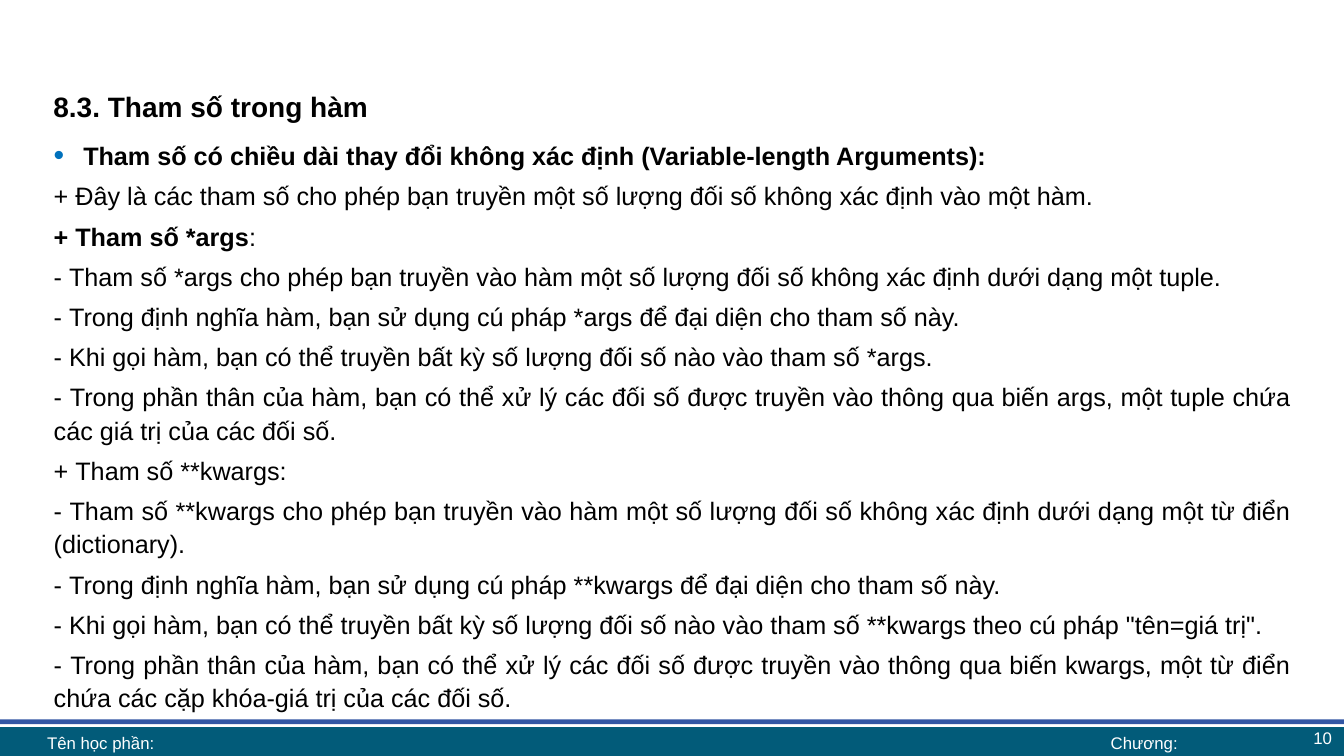
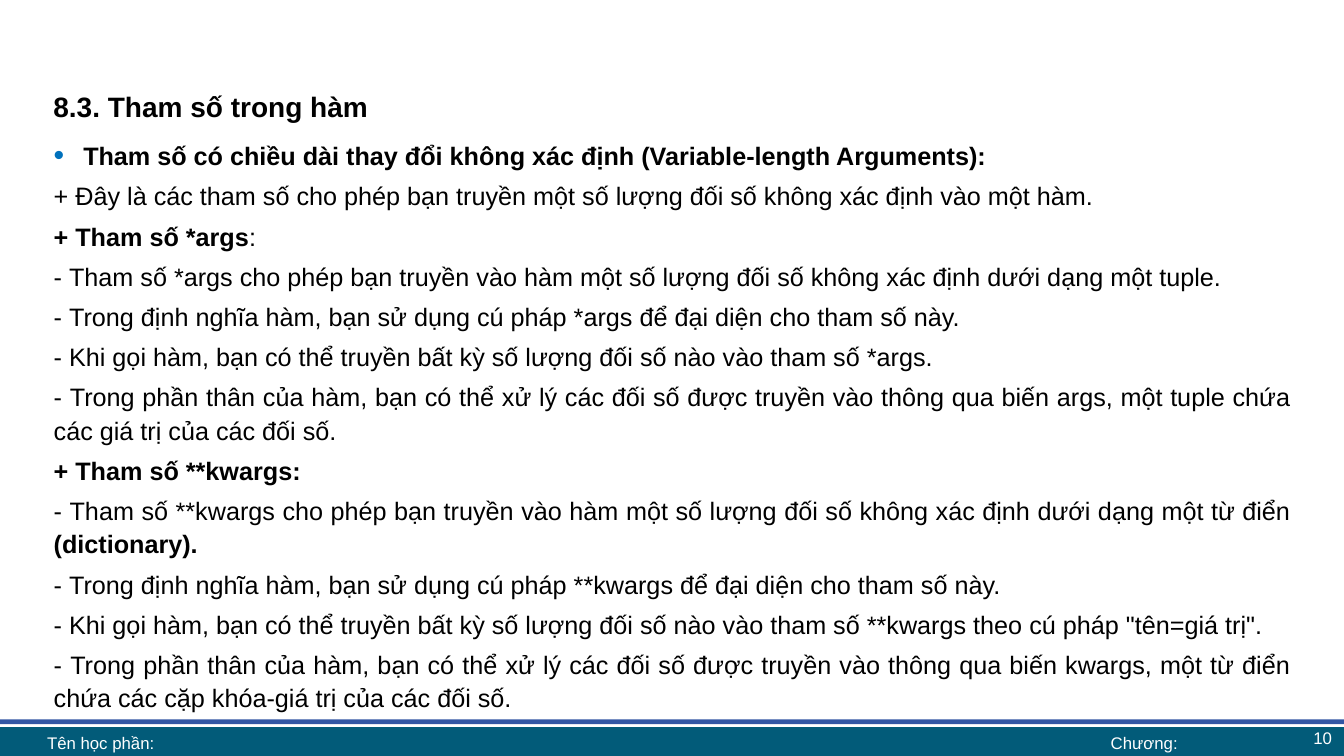
Before and after one commit to lhaaaaa/17A2-Ca-chieu, a slide deck: slide 10 of Lab 8/Lab 8 bài giảng.pptx. Drawn at 1344x756 pixels with LibreOffice and Linux fonts; fonts in the diff are those of the drawing; background and template pictures are left out. Boxes give left, top, right and bottom in pixels: in the first picture for what was removed or moved away, otherwise in the second. Text is boxed around its words. In the diff, an @@ line names an element or a change of style, - is before the commit and + after.

```diff
--- a/Lab 8/Lab 8 bài giảng.pptx
+++ b/Lab 8/Lab 8 bài giảng.pptx
@@ text at box(54, 460, 1290, 559): bold on in "+ Tham số **kwargs:", "(dictionary)." @@
```
Also in this commit, not shown: 2 other slides changed.
